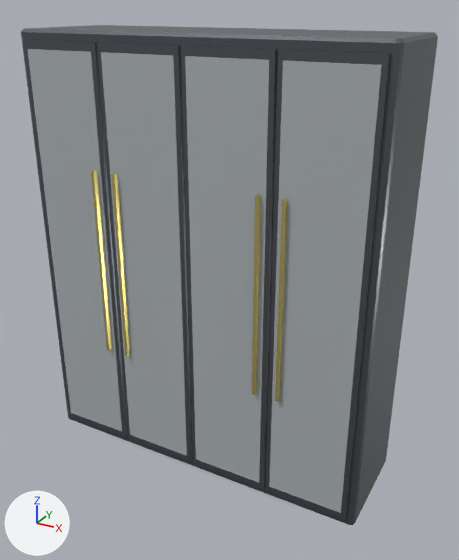
An edit to the glTF model web-viewer/public/assets/models/wardrobe_tall_glass.glb, drawn before and after from the same camera.
Before and after are seen from a camera (50 mm lens) standing at (1.57, -2.7, 2.42) and looking at (0.08, 0.0, 1.07). The axes (+X, +Y, +Z) are drawn at lower left. The lights are the same throughout. The picture after the commit comes second. Where no turn or scale is listed for an object, it has been applied to the vertices. Vertices at exactly the same position are counted once.

Names of what the first picture shows: 'wardrobe_tall_glass_glassFluted', 'wardrobe_tall_glass_metalBlack', 'wardrobe_tall_glass_metalBrass'.
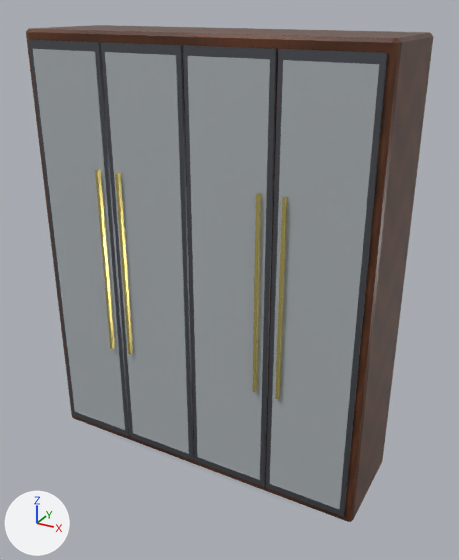
Patch to the scene script:
```diff
--- a/web-viewer/public/assets/models/wardrobe_tall_glass.glb.py
+++ b/web-viewer/public/assets/models/wardrobe_tall_glass.glb.py
@@ mat_woodwalnut @@
+mat_woodwalnut = bpy.data.materials.new('WoodWalnut')
+# colours: beige #e2c8b3
+# uses the picture img_wood_walnut
@@ me_wardrobe_tall_glass_metalblack @@
-me_wardrobe_tall_glass_metalblack.from_pydata(...)  # 104 vertices, 176 faces; spans x -0.94..0.94, y -0.3..0.32, z 0.0..2.3
+me_wardrobe_tall_glass_metalblack.from_pydata(...)  # 32 vertices, 48 faces; spans x -0.88..0.88, y -0.28..-0.26, z 0.05..2.25
+# me_wardrobe_tall_glass_metalblack part 1: the loose piece of 8 vertices spanning x -0.9..-0.46, y -0.3..-0.27, z 0.05..2.25 is moved by (0.01, 0.02, 0.0)
+# me_wardrobe_tall_glass_metalblack part 2: the loose piece of 8 vertices spanning x -0.45..-0.01, y -0.3..-0.27, z 0.05..2.25 is moved by (0.0, 0.02, 0.0)
+# me_wardrobe_tall_glass_metalblack part 3: the loose piece of 8 vertices spanning x 0.01..0.45, y -0.3..-0.27, z 0.05..2.25 is moved by (0.0, 0.02, 0.0)
+# me_wardrobe_tall_glass_metalblack part 4: the loose piece of 8 vertices spanning x 0.46..0.9, y -0.3..-0.27, z 0.05..2.25 is moved by (-0.01, 0.02, 0.0)
+# me_wardrobe_tall_glass_metalblack part 5: the loose piece of 48 vertices spanning x -0.94..0.94, y -0.28..0.32, z 0.0..2.3 is deleted
+# other edits to the shape of me_wardrobe_tall_glass_metalblack do not show in these pictures
 me_wardrobe_tall_glass_metalblack.materials.append(mat_metalblack)
@@ me_wardrobe_tall_glass_glassfluted @@
-me_wardrobe_tall_glass_glassfluted.from_pydata(...)  # 40 vertices, 60 faces; spans x -0.88..0.88, y -0.3..0.16, z 0.09..2.21
+me_wardrobe_tall_glass_glassfluted.from_pydata(...)  # 32 vertices, 48 faces; spans x -0.86..0.86, y -0.28..-0.26, z 0.09..2.21
+# me_wardrobe_tall_glass_glassfluted part 6: the loose piece of 8 vertices spanning x -0.88..-0.48, y -0.3..-0.27, z 0.09..2.21 is moved by (0.01, 0.02, 0.0)
+# me_wardrobe_tall_glass_glassfluted part 7: the loose piece of 8 vertices spanning x -0.42..-0.03, y -0.3..-0.27, z 0.09..2.21 is moved by (0.0, 0.02, 0.0)
+# me_wardrobe_tall_glass_glassfluted part 8: the loose piece of 8 vertices spanning x 0.03..0.42, y -0.3..-0.27, z 0.09..2.21 is moved by (0.0, 0.02, 0.0)
+# me_wardrobe_tall_glass_glassfluted part 9: the loose piece of 8 vertices spanning x 0.48..0.88, y -0.3..-0.27, z 0.09..2.21 is moved by (-0.01, 0.02, 0.0)
+# other edits to the shape of me_wardrobe_tall_glass_glassfluted do not show in these pictures
 me_wardrobe_tall_glass_glassfluted.materials.append(mat_glassflutedtinted)
@@ me_wardrobe_tall_glass_metalbrass @@
-me_wardrobe_tall_glass_metalbrass.from_pydata(...)  # 32 vertices, 48 faces; spans x -0.524..0.524, y -0.321..-0.291, z 0.644..1.656
+me_wardrobe_tall_glass_metalbrass.from_pydata(...)  # 32 vertices, 48 faces; spans x -0.515..0.515, y -0.3..-0.272, z 0.644..1.656
+# me_wardrobe_tall_glass_metalbrass part 10: the whole mesh is scaled about the mesh origin by (0.984, 0.935, 1)
 me_wardrobe_tall_glass_metalbrass.materials.append(mat_metalbrass)
@@ ob_wardrobe_tall_glass_woodwalnut @@
+ob_wardrobe_tall_glass_woodwalnut = bpy.data.objects.new('wardrobe_tall_glass_woodWalnut', me_wardrobe_tall_glass_woodwalnut)  # 48 vertices, 92 faces; spans x -0.92..0.92, y -0.26..0.3, z 0.0..2.3
+ob_wardrobe_tall_glass_woodwalnut.location = (0.0, 0.0, 0.0)
```

What differs and where, as boxes (x1, y1, x2, y2) in the pictures (459 x 560 px; the box of a moved part takes in the faces that stretch with it):
'wardrobe_tall_glass_glassFluted', reshaped: before (28, 49, 382, 513); after (33, 49, 380, 509)
'wardrobe_tall_glass_metalBlack', reshaped (14% narrower): before (21, 25, 438, 525); after (29, 40, 388, 517)
'wardrobe_tall_glass_woodWalnut', added: after (26, 25, 433, 522)
'wardrobe_tall_glass_metalBrass', rescaled: before (91, 170, 287, 402); after (95, 169, 288, 399)
part 1 of me_wardrobe_tall_glass_metalblack, moved or reshaped: before (23, 40, 128, 438); after (29, 40, 130, 436)
part 2 of me_wardrobe_tall_glass_metalblack, moved or reshaped: before (97, 43, 192, 462); after (101, 42, 194, 460)
part 3 of me_wardrobe_tall_glass_metalblack, moved or reshaped: before (181, 46, 277, 489); after (183, 45, 277, 487)
part 4 of me_wardrobe_tall_glass_metalblack, moved or reshaped: before (265, 49, 391, 520); after (266, 49, 388, 517)
part 5 of me_wardrobe_tall_glass_metalblack, deleted: before (21, 25, 438, 525)
part 6 of me_wardrobe_tall_glass_glassfluted, moved or reshaped: before (28, 49, 122, 431); after (33, 49, 125, 430)
part 7 of me_wardrobe_tall_glass_glassfluted, moved or reshaped: before (101, 52, 187, 456); after (105, 52, 189, 454)
part 8 of me_wardrobe_tall_glass_glassfluted, moved or reshaped: before (185, 56, 270, 482); after (188, 56, 270, 480)
part 9 of me_wardrobe_tall_glass_glassfluted, moved or reshaped: before (269, 61, 382, 513); after (270, 60, 380, 509)
